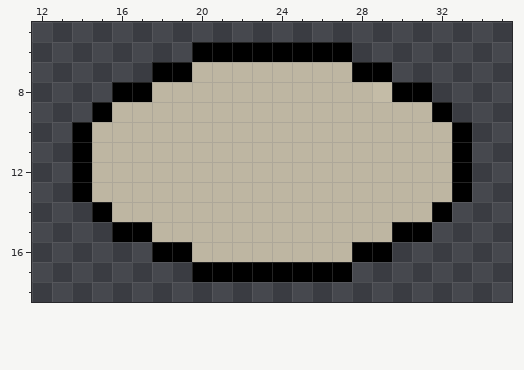
Edited in one commit: pixel-art sprite (artwork/sprites/paper/flat_48x24/desert/desert.png). That is the earlier state.
The file is 48x24 pixels. Colours within 5 levels of each other are drawn and written as one. Shown: x 12..35, y 5..18.
The result:
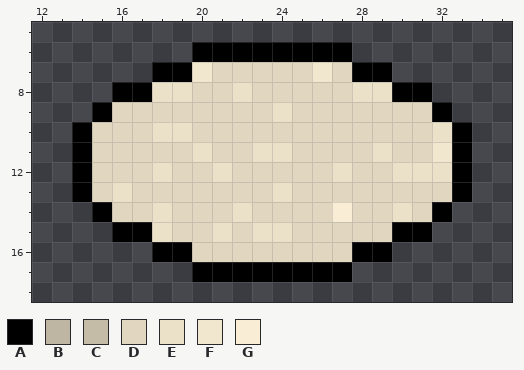
Palette (. is transparent): A #000000  B #beb6a2  C #c4bca7  D #e1d7c0  E #ebe1c9  F #f1e6ce  G #f9eed5
Change:
Changed rows in their new state; - is an unchanged pixel.
first column x 15:
 7 -----FDDDDDFD-----
 8 ---EEDDEDDDDDEE---
 9 -DDDDDDDDEDDDDDDD-
10 DDDEEDDDDDDDDDDDDE
11 DDDDDEDDEEDDDDEDDF
12 DDDEDDEDDDDDEDDEEE
13 DEDDDDDDDEDDDDDDDD
14 -DDEDDDEDDDDGDDED-
15 ---EDDEDEEDDDDD---
16 -----DDDDDDDD-----
Pixel boxes of the changes (left, top, right, bottom) in both pictures:
changed: (92, 62, 452, 262)
